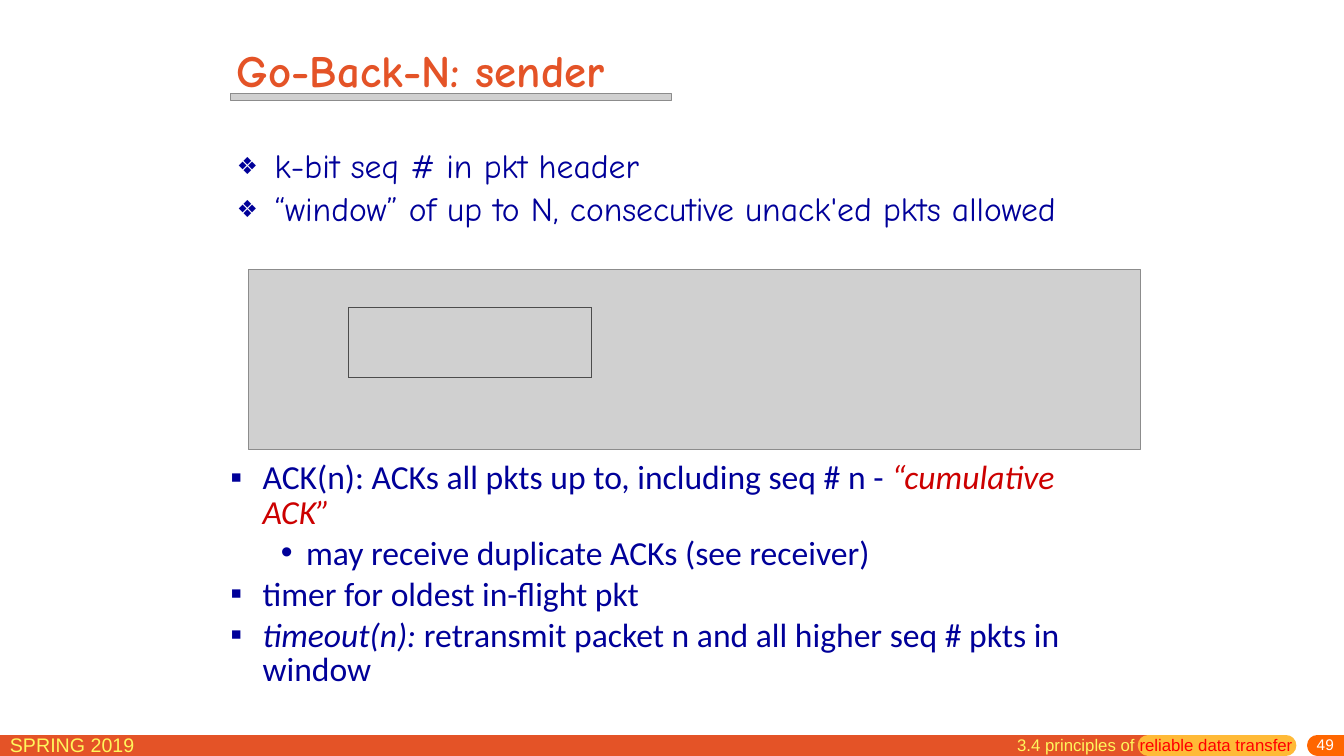
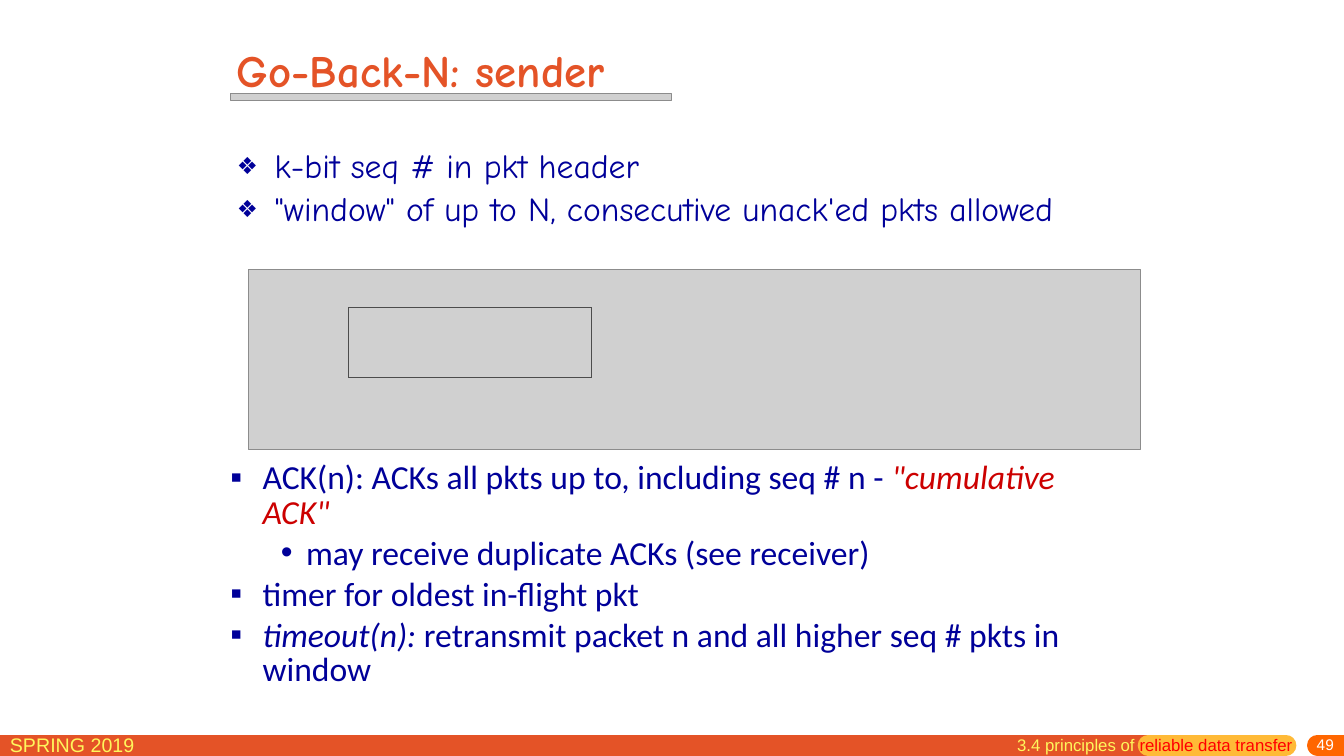
Before and after one commit to jichenghu/PPT_networkDistributed, a slide deck: slide 49 of chapter3.pptx. Drawn at 1344x756 pixels with LibreOffice and Linux fonts; fonts in the diff are those of the drawing; grey boxes stand for pictures. Boxes give left, top, right and bottom in pixels: in the first picture for what was removed or moved away, otherwise in the second. Text is boxed around its words. In the diff, an @@ line names an element or a change of style, - is before the commit and + after.

```diff
--- a/chapter3.pptx
+++ b/chapter3.pptx
@@ text at box(275, 198, 1053, 228): text changed @@
-❖ “window” of up to N, consecutive unack'ed pkts allowed
+❖ "window" of up to N, consecutive unack'ed pkts allowed
@@ text at box(263, 464, 1055, 525): text changed @@
-▪ ACK(n): ACKs all pkts up to, including seq # n - “cumulative ACK”
+▪ ACK(n): ACKs all pkts up to, including seq # n - "cumulative ACK"
```
Also in this commit, not shown: 14 other slides changed, 53 slides added.
